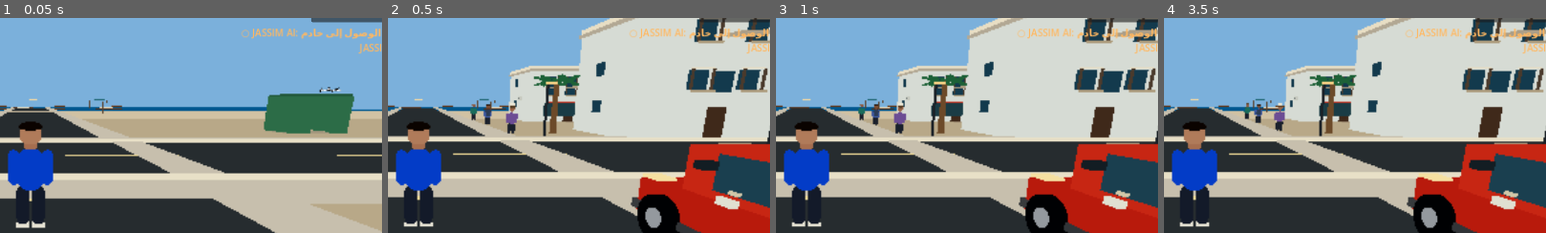
Above: before the commit, frames 1-4 (left to right).
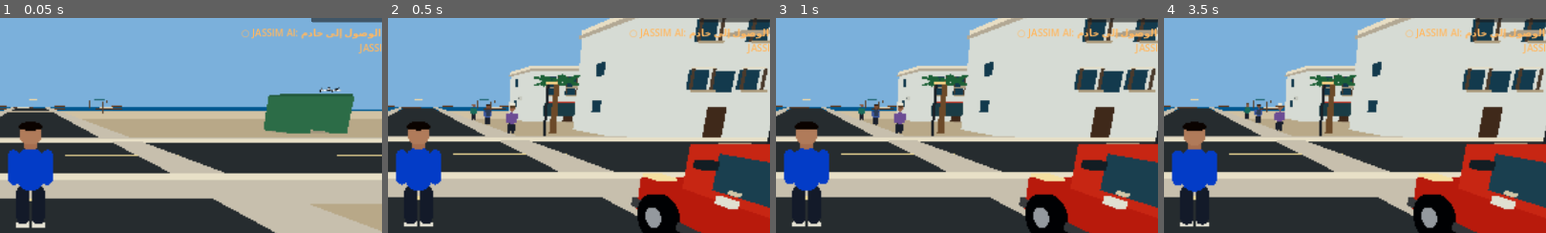
Above: after the commit, the same moments.

Repository: stevennpllk-crypto/REAL-LIFE-MAHDIA
Game: Godot game, scene res://scenes/Main.tscn
The game is run twice, just before and just after one commit, with the same random seed, the same clock (stepped at 60 frames per second) and the same inputs.
Inputs (mouse positions are % of the whole screen's width and height, from its top left):
- Up to frame 1 (0.05 s): no input
- Up to frame 2 (0.5 s): no input
- Up to frame 3 (1 s): click (48, 94) at 0.52 s; type "12" at 0.6 s
- Up to frame 4 (3.5 s): click "الأداء: اقتصادية" at 1.25 s; click "الأداء: متوازنة" at 2 s; click "الأداء: مرتفعة" at 2.75 s
The pictures show only the part of the screen within x 46-96%, y 15-65%; the shares and areas given below are measured in that part.

Frame 1 is identical in both runs. In frame 2, less than 0.1% of the frame differs, in the area x 3-13%, y 48-79%; in frame 3, 0.2%, in the area x 2-14%, y 48-96%; in frame 4, 0.2%.

Commit message:
Polish player idle breathing and animation transitions

Diff:
--- a/scripts/player.gd
+++ b/scripts/player.gd
@@ -24,6 +24,7 @@
 var left_leg: Node3D
 var right_leg: Node3D
 var animation_clock := 0.0
+var idle_clock := 0.0
 var camera_drag_finger := -1
 var is_swimming := false
 
@@ -231,7 +232,10 @@
 		left_leg.rotation.x = -swing * 0.85
 		right_leg.rotation.x = swing * 0.85
 	else:
-		left_arm.rotation.x = lerpf(left_arm.rotation.x, 0.0, delta * 8.0)
-		right_arm.rotation.x = lerpf(right_arm.rotation.x, 0.0, delta * 8.0)
+		idle_clock += delta
+		var breath := sin(idle_clock * 1.35) * 0.018
+		left_arm.rotation.x = lerpf(left_arm.rotation.x, breath, delta * 5.0)
+		right_arm.rotation.x = lerpf(right_arm.rotation.x, breath, delta * 5.0)
 		left_leg.rotation.x = lerpf(left_leg.rotation.x, 0.0, delta * 8.0)
 		right_leg.rotation.x = lerpf(right_leg.rotation.x, 0.0, delta * 8.0)
+	visual_root.position.y = lerpf(visual_root.position.y, 0.0 if moving else sin(idle_clock * 1.35) * 0.006, delta * 6.0)
